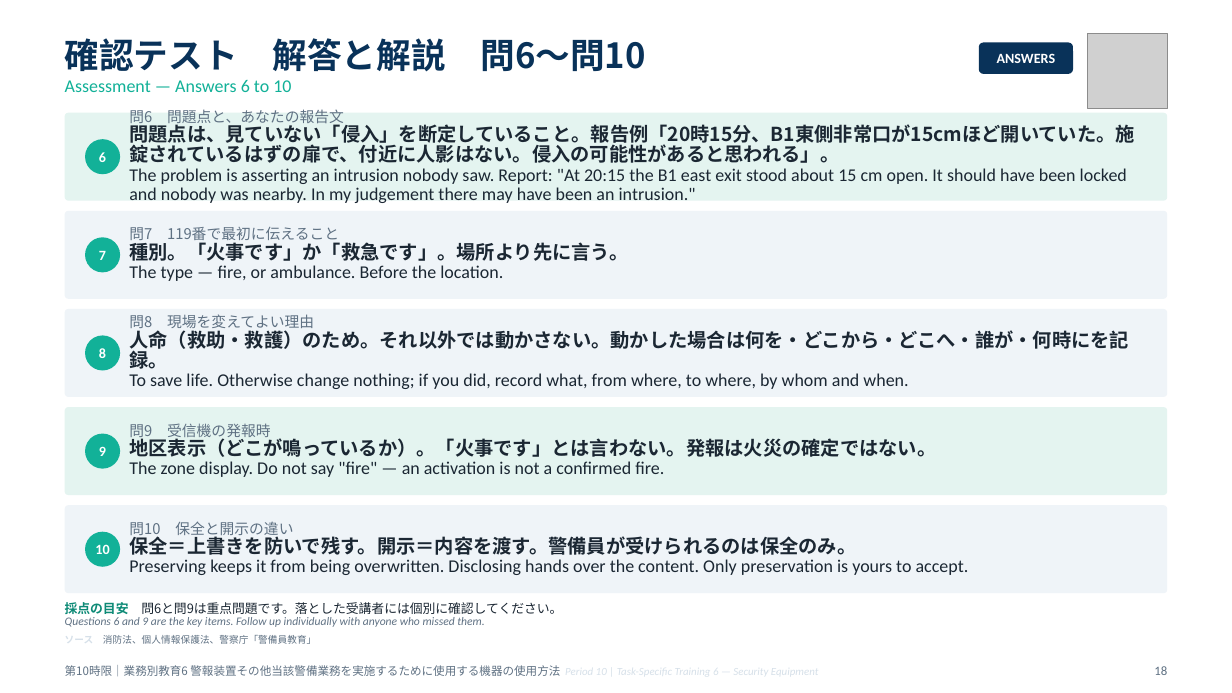
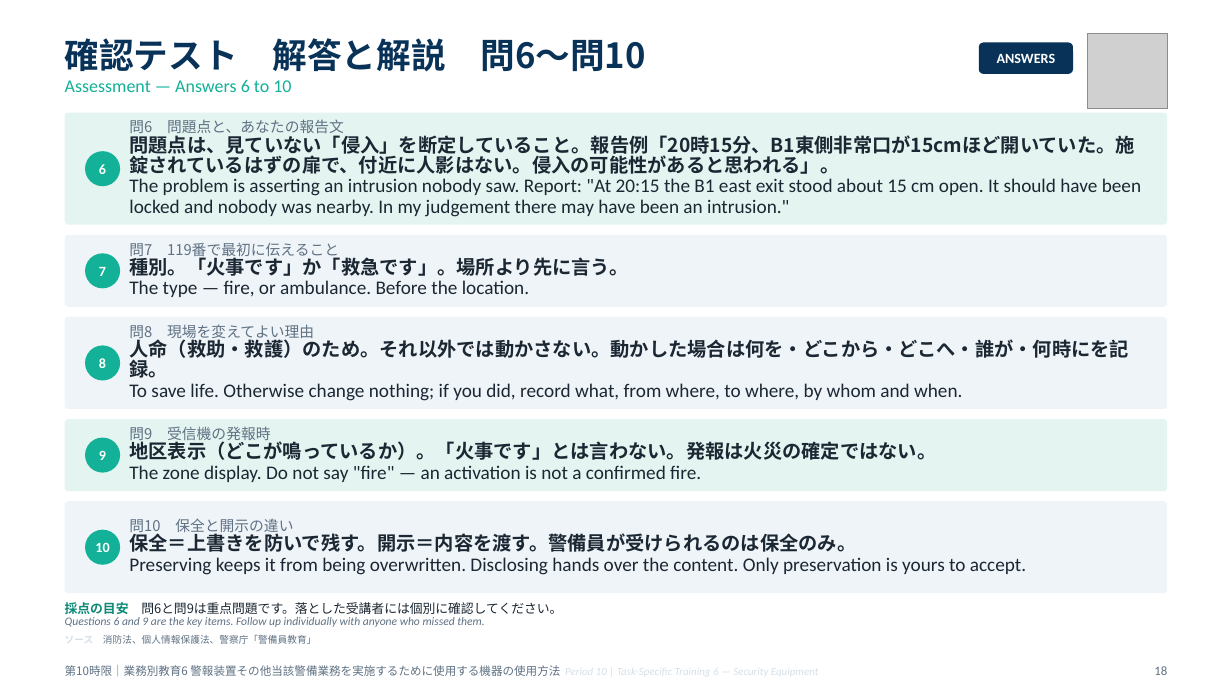
Before and after one commit to hrsmhiroshi-cpu/Training-, a slide deck: slide 18 of decks/06_10限_機器と総括.pptx. Drawn at 1232x693 pixels with LibreOffice and Linux fonts; fonts in the diff are those of the drawing; grey boxes stand for pictures. Boxes give left, top, right and bottom in pixels: in the first picture for what was removed or moved away, otherwise in the second. Text is boxed around its words. In the diff, an @@ line names an element or a change of style, - is before the commit and + after.

```diff
--- a/decks/06_10限_機器と総括.pptx
+++ b/decks/06_10限_機器と総括.pptx
@@ rounded rectangle: place and size @@
-rounded rectangle at bbox=[65, 113, 1167, 201]
+rounded rectangle at bbox=[65, 113, 1167, 225]
@@ 2 texts, 2 ellipses: place and size @@
-2 texts, 2 ellipses at bbox=[85, 140, 120, 371]
+2 texts, 2 ellipses at bbox=[85, 152, 120, 381]
@@ text at bbox=[129, 178, 1141, 217]: size 14 to 15 pt in "The problem is asserting an intrusion nobody ..." @@
@@ proportions changed in 5 elements at bbox=[65, 501, 1167, 593], bbox=[65, 420, 1167, 492], bbox=[65, 317, 1167, 409], bbox=[65, 113, 1167, 225], bbox=[65, 235, 1167, 307] @@
@@ rounded rectangle: place and size @@
-rounded rectangle at bbox=[65, 211, 1167, 299]
+rounded rectangle at bbox=[65, 235, 1167, 307]
@@ text "7": place and size @@
-text "7" at bbox=[99, 251, 106, 260]
+text "7" at bbox=[99, 267, 106, 276]
@@ ellipse: place and size @@
-ellipse at bbox=[85, 238, 120, 273]
+ellipse at bbox=[85, 253, 120, 288]
@@ text "問7 119番で最初に伝えること": place and size @@
-text "問7 119番で最初に伝えること" at bbox=[129, 227, 628, 281]
+text "問7 119番で最初に伝えること" at bbox=[129, 243, 628, 297]
@@ text at bbox=[129, 280, 529, 297]: size 14 to 15 pt in "The type — fire, or ambulance. Before ..." @@
@@ rounded rectangle: place and size @@
-rounded rectangle at bbox=[65, 309, 1167, 396]
+rounded rectangle at bbox=[65, 317, 1167, 409]
@@ text "問8 現場を変えてよい理由": place and size @@
-text "問8 現場を変えてよい理由" at bbox=[129, 314, 1129, 389]
+text "問8 現場を変えてよい理由" at bbox=[129, 324, 1129, 401]
@@ text at bbox=[129, 383, 962, 401]: size 14 to 15 pt in "To save life. Otherwise change nothing; if ..." @@
@@ rounded rectangle: place and size @@
-rounded rectangle at bbox=[65, 408, 1167, 495]
+rounded rectangle at bbox=[65, 420, 1167, 492]
@@ text "9": place and size @@
-text "9" at bbox=[99, 446, 106, 456]
+text "9" at bbox=[99, 450, 106, 460]
@@ ellipse: place and size @@
-ellipse at bbox=[85, 433, 120, 469]
+ellipse at bbox=[85, 438, 120, 473]
@@ text at bbox=[129, 465, 701, 482]: size 14 to 15 pt in "The zone display. Do not say "fire" ..." @@
@@ rounded rectangle: place and size @@
-rounded rectangle at bbox=[65, 506, 1167, 593]
+rounded rectangle at bbox=[65, 501, 1167, 593]
@@ text at bbox=[129, 557, 1026, 575]: size 14 to 15 pt in "Preserving keeps it from being overwritten. Disclosing ..." @@
```
Also in this commit, not shown: 16 other slides changed, 17 other files.
